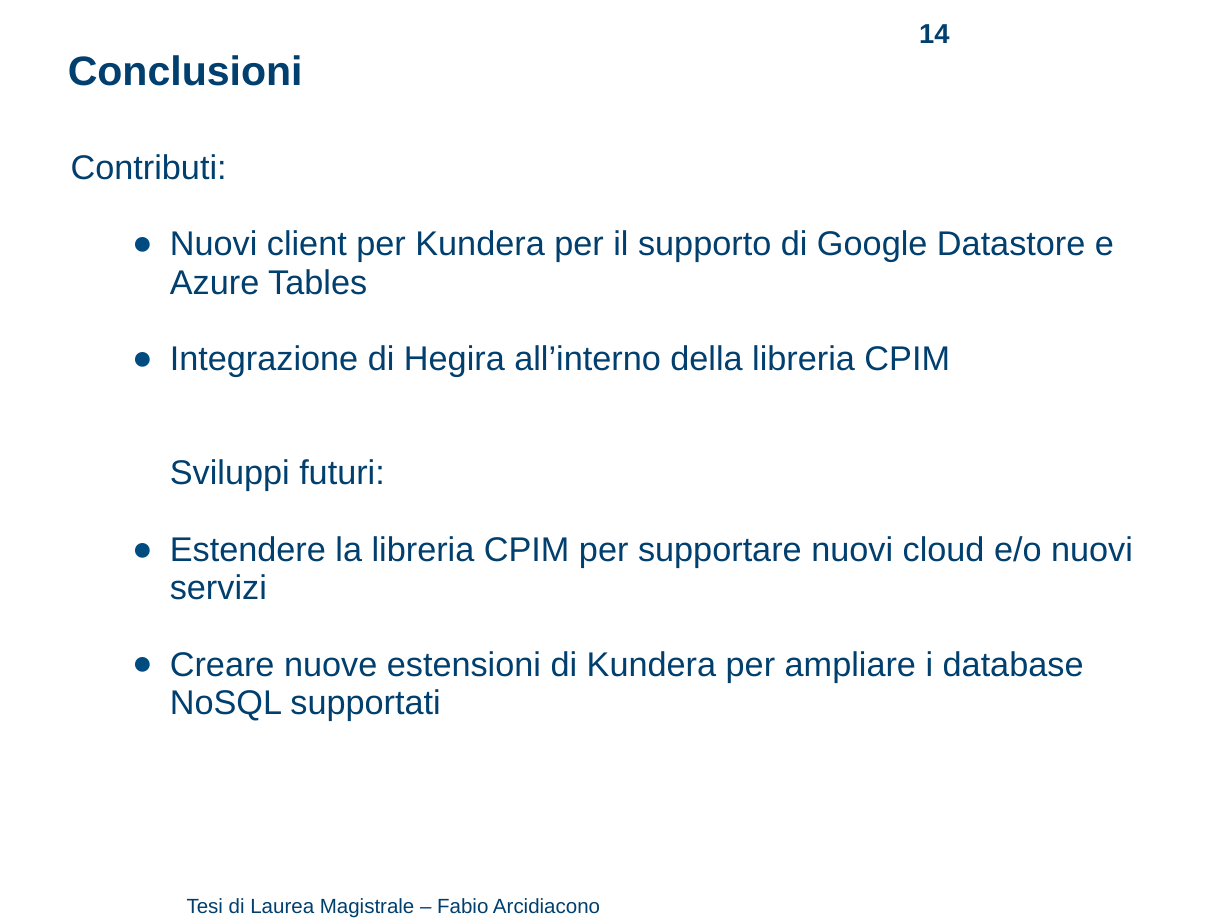
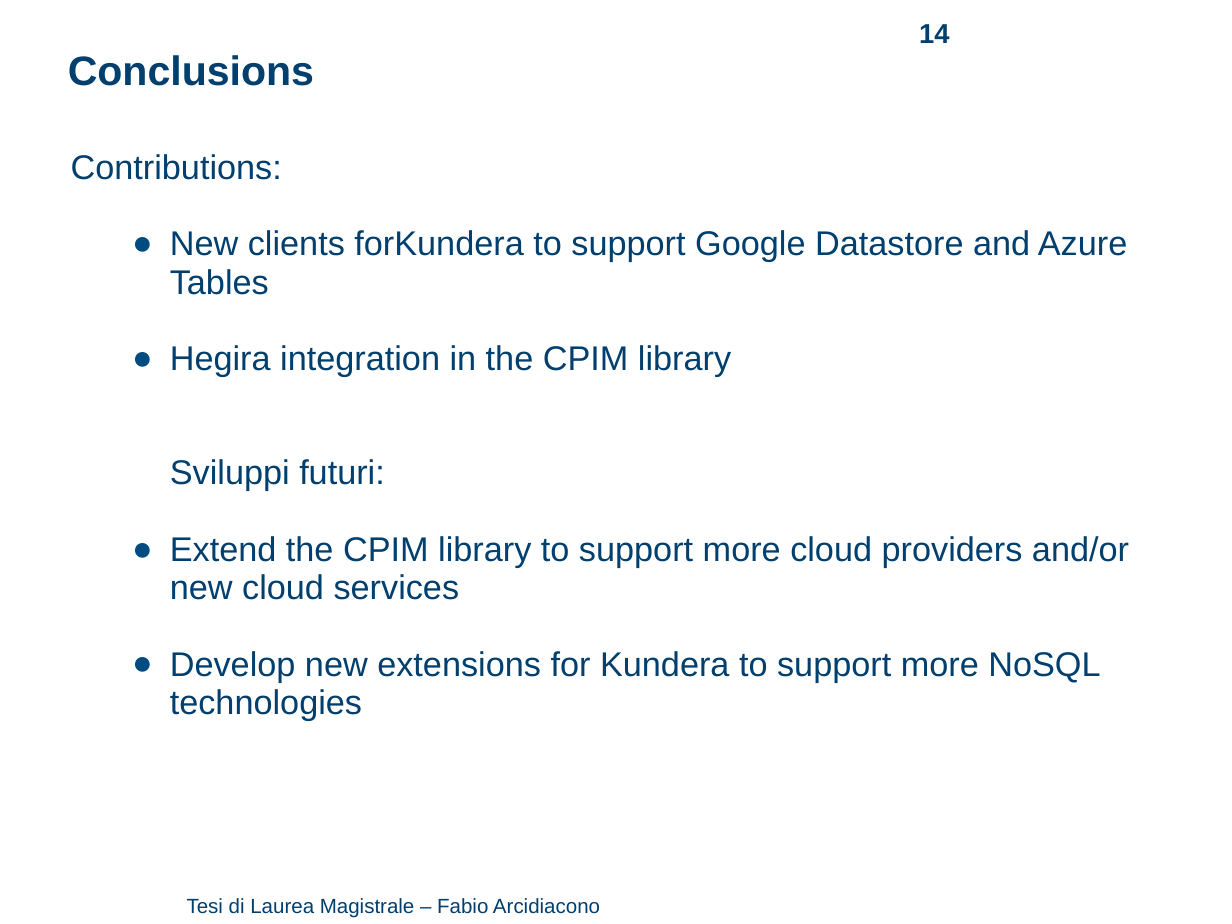
Before and after one commit to arci/thesis, a slide deck: slide 14 of presentation/ThesisPresentation.ppt. Drawn at 1232x924 pixels with LibreOffice and Linux fonts; fonts in the diff are those of the drawing; background and template pictures are left out. Boxes give left, top, right and bottom in pixels: in the first picture for what was removed or moved away, otherwise in the second. Text is boxed around its words. In the diff, an @@ line names an element or a change of style, - is before the commit and + after.

```diff
--- a/presentation/ThesisPresentation.ppt
+++ b/presentation/ThesisPresentation.ppt
@@ text at [68,55,314,86]: text changed @@
-Conclusioni
+Conclusions
@@ text at [71,154,1127,376]: text changed @@
-Contributi:
-  ● Nuovi client per Kundera per il supporto di Google Datastore e Azure Tables
-  ● Integrazione di Hegira all’interno della libreria CPIM
+Contributions:
+  ● New clients forKundera to support Google Datastore and Azure Tables
+  ● Hegira integration in the CPIM library
@@ text at [170,536,1129,720]: text changed @@
-  ● Estendere la libreria CPIM per supportare nuovi cloud e/o nuovi servizi
-  ● Creare nuove estensioni di Kundera per ampliare i database NoSQL supportati
+  ● Extend the CPIM library to support more cloud providers and/or new cloud services
+  ● Develop new extensions for Kundera to support more NoSQL technologies
```
Also in this commit, not shown: 7 other slides changed, 1 other file.
